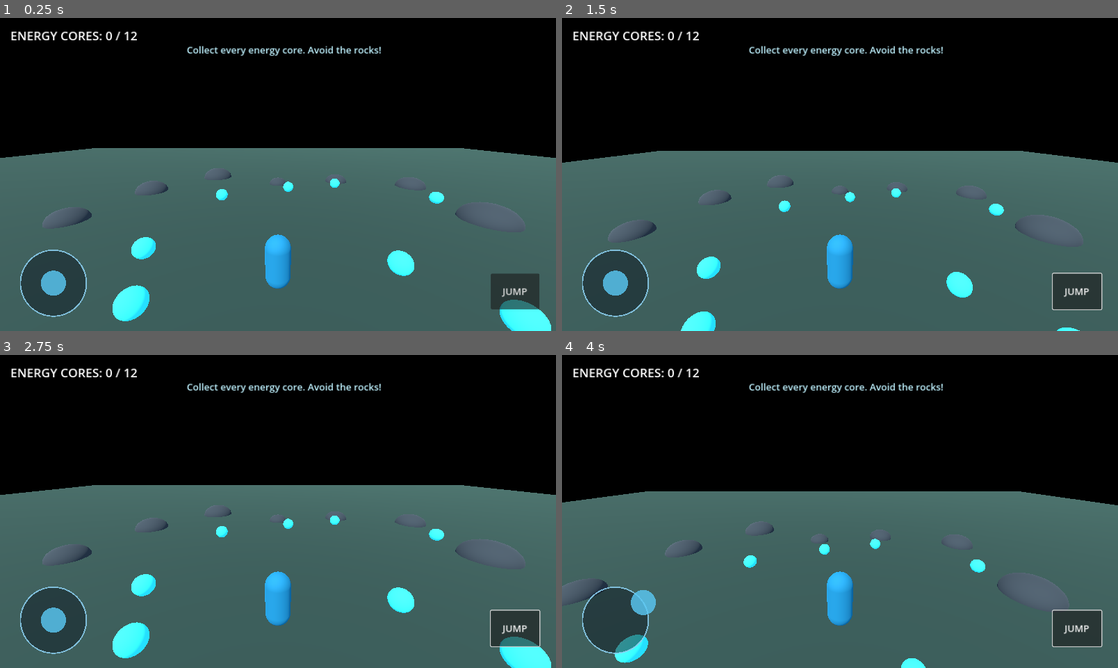
Above: before the commit, frames 1-4 (two rows, left to right).
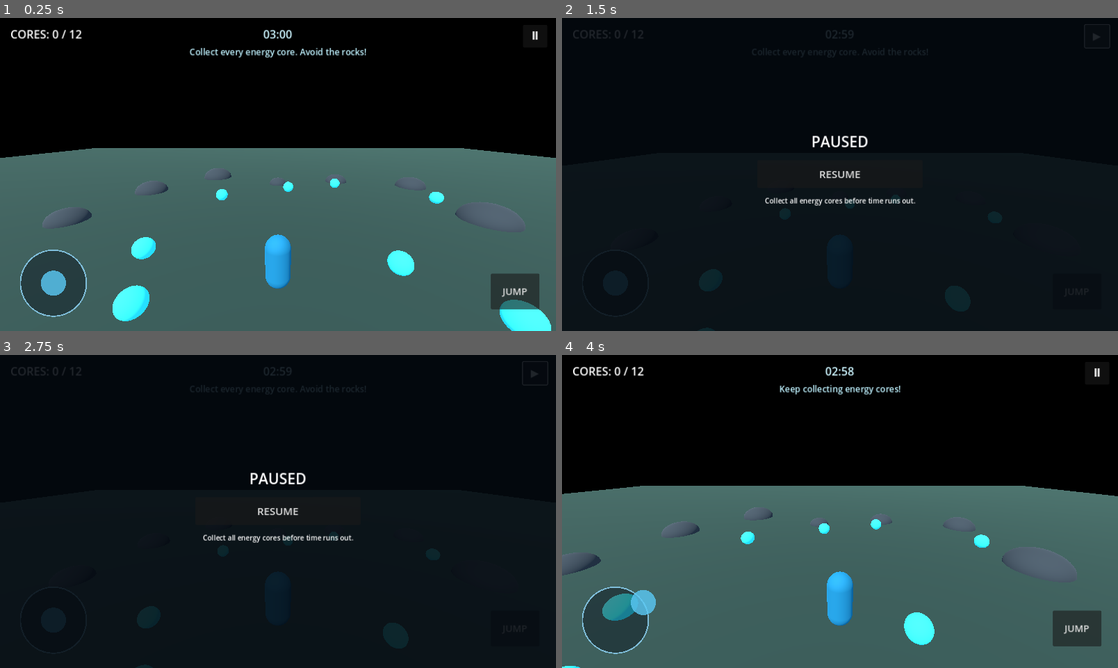
Above: after the commit, the same moments.

Repository: ducky6464/My-mc-client-
Game: Godot game, scene res://scenes/main.tscn
Same seed, same stepped clock (60 frames per second), same inputs: the game is played once before the commit and once after it.
Inputs (mouse positions are in pixels of both pictures, inside the frame that each line leads up to):
- Up to frame 1 (0.25 s): no input
- Up to frame 2 (1.5 s): click "JUMP" at 0.5 s; click (1095, 36) at 1.25 s, where only the run after the commit has a clickable "Ⅱ"
- Up to frame 3 (2.75 s): click (533, 373) at 2 s, where only the run after the commit has a clickable "▶"
- Up to frame 4 (4 s): click (840, 511) at 2.75 s, where only the run after the commit has a clickable "RESUME"; tap Enter at 3.5 s; drag from (617, 621) to (895, 442) at 3.52 s

The runs differ from the first frame. In frame 1, 1.2% of the frame differs, in the area x 2-97%, y 3-13%; in frame 2, 58%; in frame 3, 59%, in the area x 0-100%, y 2-100%; in frame 4, 5.6%.

Commit message:
Add round timer, pause menu, and replay loop

Diff:
--- a/scripts/game.gd
+++ b/scripts/game.gd
@@ -3,14 +3,22 @@
 const PlayerScript = preload("res://scripts/player.gd")
 const JoystickScript = preload("res://scripts/touch_joystick.gd")
 
+const ROUND_SECONDS := 180.0
+
 var player: CharacterBody3D
 var joystick: TouchJoystick
-var score: int = 0
-var total_cores: int = 12
+var score := 0
+var total_cores := 12
+var seconds_left := ROUND_SECONDS
 var score_label: Label
 var message_label: Label
-var look_touch: int = -1
-var game_finished: bool = false
+var timer_label: Label
+var pause_button: Button
+var overlay: ColorRect
+var overlay_title: Label
+var overlay_button: Button
+var round_ended := false
+var is_paused := false
 
 func _ready() -> void:
 	_build_world()
@@ -119,23 +127,44 @@
 
 func _build_ui() -> void:
 	var layer := CanvasLayer.new()
+	layer.process_mode = Node.PROCESS_MODE_ALWAYS
 	add_child(layer)
 
 	score_label = Label.new()
-	score_label.position = Vector2(24, 20)
-	score_label.add_theme_font_size_override("font_size", 28)
+	score_label.position = Vector2(24, 18)
+	score_label.add_theme_font_size_override("font_size", 26)
 	score_label.add_theme_color_override("font_color", Color.WHITE)
 	layer.add_child(score_label)
+
+	timer_label = Label.new()
+	timer_label.anchor_left = 0.5
+	timer_label.anchor_right = 0.5
+	timer_label.position = Vector2(-70, 18)
+	timer_label.size = Vector2(140, 42)
+	timer_label.horizontal_alignment = HORIZONTAL_ALIGNMENT_CENTER
+	timer_label.add_theme_font_size_override("font_size", 26)
+	timer_label.add_theme_color_override("font_color", Color(0.8, 0.96, 1.0))
+	layer.add_child(timer_label)
 
 	message_label = Label.new()
 	message_label.anchor_left = 0.5
 	message_label.anchor_right = 0.5
-	message_label.position = Vector2(-210, 58)
-	message_label.size = Vector2(420, 48)
+	message_label.position = Vector2(-240, 64)
+	message_label.size = Vector2(480, 42)
 	message_label.horizontal_alignment = HORIZONTAL_ALIGNMENT_CENTER
-	message_label.add_theme_font_size_override("font_size", 22)
+	message_label.add_theme_font_size_override("font_size", 20)
 	message_label.add_theme_color_override("font_color", Color(0.75, 0.95, 1.0))
 	layer.add_child(message_label)
+
+	pause_button = Button.new()
+	pause_button.text = "Ⅱ"
+	pause_button.anchor_left = 1.0
+	pause_button.anchor_right = 1.0
+	pause_button.position = Vector2(-76, 16)
+	pause_button.size = Vector2(56, 52)
+	pause_button.add_theme_font_size_override("font_size", 24)
+	pause_button.pressed.connect(_toggle_pause)
+	layer.add_child(pause_button)
 
 	joystick = JoystickScript.new()
 	joystick.anchor_left = 0.0
@@ -157,34 +186,111 @@
 	jump_button.button_down.connect(_on_jump_pressed)
 	layer.add_child(jump_button)
 
+	overlay = ColorRect.new()
+	overlay.set_anchors_and_offsets_preset(Control.PRESET_FULL_RECT)
+	overlay.color = Color(0.015, 0.035, 0.06, 0.88)
+	overlay.visible = false
+	overlay.mouse_filter = Control.MOUSE_FILTER_STOP
+	layer.add_child(overlay)
+
+	var panel := VBoxContainer.new()
+	panel.set_anchors_and_offsets_preset(Control.PRESET_CENTER)
+	panel.position = Vector2(-190, -100)
+	panel.size = Vector2(380, 200)
+	panel.add_theme_constant_override("separation", 18)
+	overlay.add_child(panel)
+
+	overlay_title = Label.new()
+	overlay_title.text = "PAUSED"
+	overlay_title.horizontal_alignment = HORIZONTAL_ALIGNMENT_CENTER
+	overlay_title.add_theme_font_size_override("font_size", 34)
+	panel.add_child(overlay_title)
+
+	overlay_button = Button.new()
+	overlay_button.text = "RESUME"
+	overlay_button.custom_minimum_size = Vector2(0, 64)
+	overlay_button.add_theme_font_size_override("font_size", 24)
+	overlay_button.pressed.connect(_on_overlay_button_pressed)
+	panel.add_child(overlay_button)
+
+	var hint := Label.new()
+	hint.text = "Collect all energy cores before time runs out."
+	hint.horizontal_alignment = HORIZONTAL_ALIGNMENT_CENTER
+	hint.add_theme_font_size_override("font_size", 16)
+	panel.add_child(hint)
+
 func _process(delta: float) -> void:
-	if player and joystick:
+	if not round_ended and not is_paused:
+		seconds_left = maxf(0.0, seconds_left - delta)
+		if seconds_left <= 0.0:
+			_finish_round(false)
+		_update_timer()
+	if player and joystick and not is_paused and not round_ended:
 		player.set_move_input(joystick.value)
 	for node in get_tree().get_nodes_in_group("rotating_cores"):
 		node.rotate_y(delta * 1.6)
 
 func _unhandled_input(event: InputEvent) -> void:
+	if round_ended or is_paused:
+		return
 	if event is InputEventScreenDrag and event.position.x > get_viewport().get_visible_rect().size.x * 0.48:
 		player.rotate_view(event.relative)
 	elif event is InputEventMouseMotion and Input.is_mouse_button_pressed(MOUSE_BUTTON_RIGHT):
 		player.rotate_view(event.relative)
+	elif event is InputEventKey and event.pressed and event.keycode == KEY_ESCAPE:
+		_toggle_pause()
 
 func _on_jump_pressed() -> void:
-	if player and player.is_on_floor():
+	if not is_paused and not round_ended and player and player.is_on_floor():
 		player.velocity.y = player.jump_velocity
 
 func _on_core_body_entered(body: Node3D, core: Area3D) -> void:
-	if body != player or bool(core.get_meta("collected")):
+	if body != player or bool(core.get_meta("collected")) or round_ended:
 		return
 	core.set_meta("collected", true)
 	score += 1
 	core.queue_free()
 	_update_hud()
 	if score >= total_cores:
-		game_finished = true
-		message_label.text = "ARENA CLEARED! All energy cores collected."
+		_finish_round(true)
+
+func _toggle_pause() -> void:
+	if round_ended:
+		return
+	is_paused = not is_paused
+	get_tree().paused = is_paused
+	overlay.visible = is_paused
+	pause_button.text = "▶" if is_paused else "Ⅱ"
+	if is_paused:
+		overlay_title.text = "PAUSED"
+		overlay_button.text = "RESUME"
+	else:
+		message_label.text = "Keep collecting energy cores!"
+
+func _on_overlay_button_pressed() -> void:
+	if round_ended:
+		get_tree().reload_current_scene()
+	elif is_paused:
+		_toggle_pause()
+
+func _finish_round(won: bool) -> void:
+	round_ended = true
+	is_paused = false
+	get_tree().paused = false
+	overlay.visible = true
+	pause_button.disabled = true
+	overlay_title.text = "ARENA CLEARED!" if won else "TIME'S UP"
+	overlay_button.text = "PLAY AGAIN"
+	message_label.text = "You collected every energy core!" if won else "Try again and collect all the cores."
+
+func _update_timer() -> void:
+	var whole_seconds := int(ceil(seconds_left))
+	timer_label.text = "%02d:%02d" % [whole_seconds / 60, whole_seconds % 60]
+	if seconds_left <= 30.0:
+		timer_label.add_theme_color_override("font_color", Color(1.0, 0.72, 0.38))
 
 func _update_hud() -> void:
-	score_label.text = "ENERGY CORES: %d / %d" % [score, total_cores]
+	score_label.text = "CORES: %d / %d" % [score, total_cores]
+	_update_timer()
 	if score == 0:
 		message_label.text = "Collect every energy core. Avoid the rocks!"
